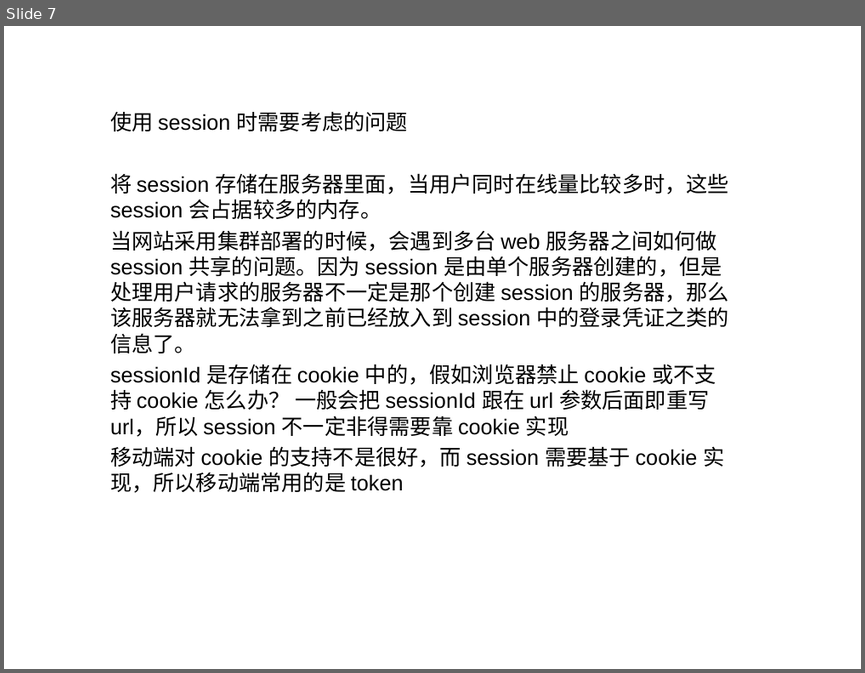
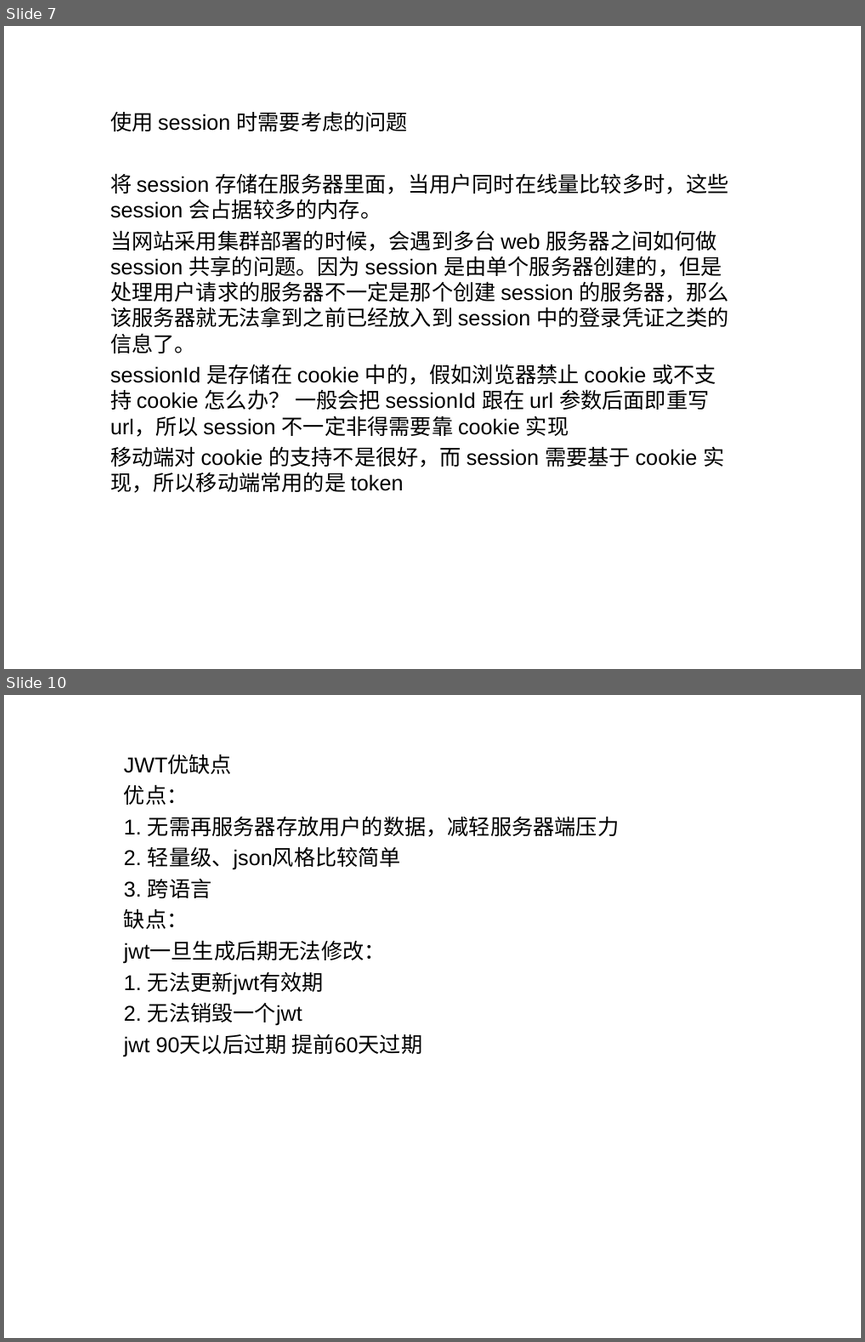
Before and after one commit to liyongjava36/oauth, a slide deck: 123.ppt. Shown one above the other, each under a label of ours: slide 7 before the commit, slides 7 and 10 after it; the slides between them are not shown. The pictures are 865x673 and 865x1342 pixels, drawn with LibreOffice and Linux fonts; fonts in the diff are those of the drawing. Boxes give left, top, right and bottom in pixels: in the first picture for what was removed or moved away, otherwise in the second. Text is boxed around its words. In the diff, an @@ line names an element or a change of style, - is before the commit and + after.

```diff
--- a/123.ppt
+++ b/123.ppt
@@ slide 10 added at [4,695,861,1338], background #FFFFFF @@
@@ subtitle added at [124,755,619,1056], 18 pt, text #000000 @@
+JWT优缺点
+优点：
+1. 无需再服务器存放用户的数据，减轻服务器端压力
+2. 轻量级、json风格比较简单
+3. 跨语言
+缺点：
+jwt一旦生成后期无法修改：
+1. 无法更新jwt有效期
+2. 无法销毁一个jwt
+jwt 90天以后过期 提前60天过期
```
Also in this commit, not shown: 3 other slides added, 1 slide removed.
